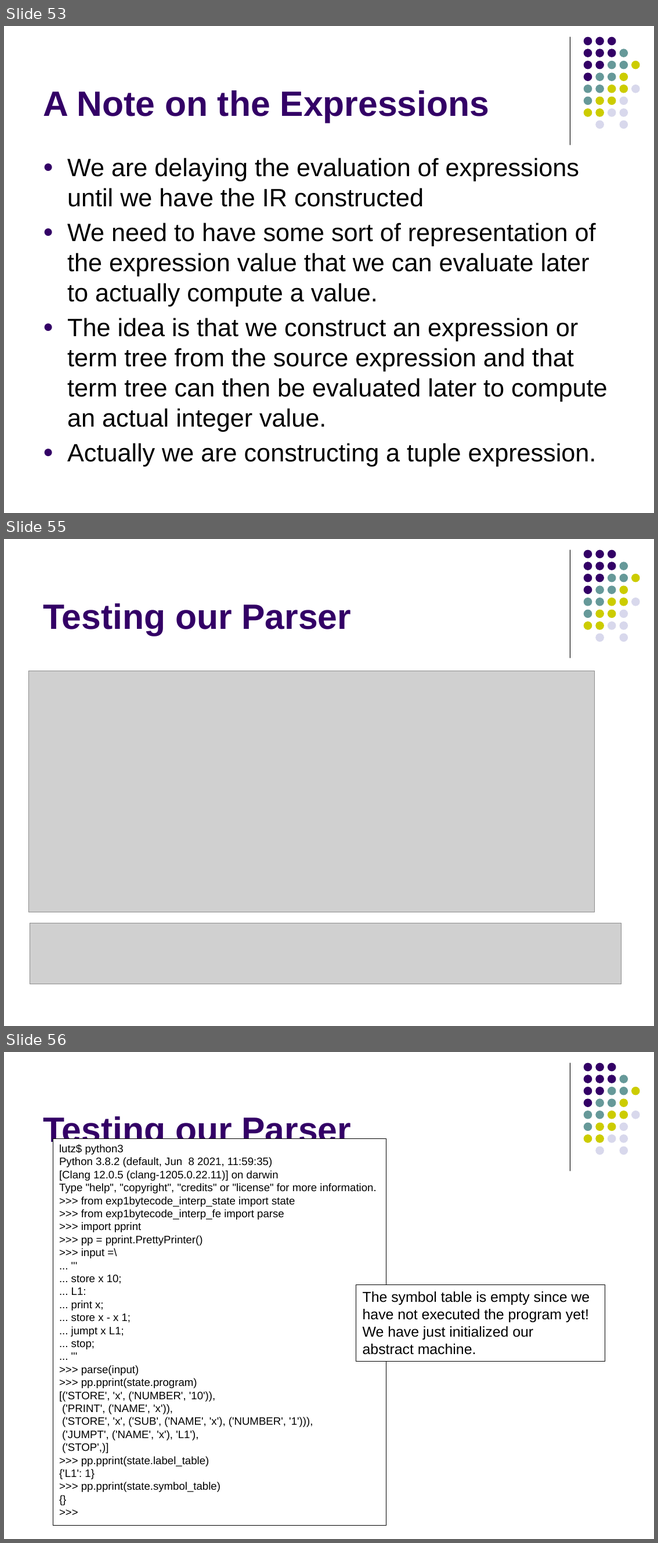
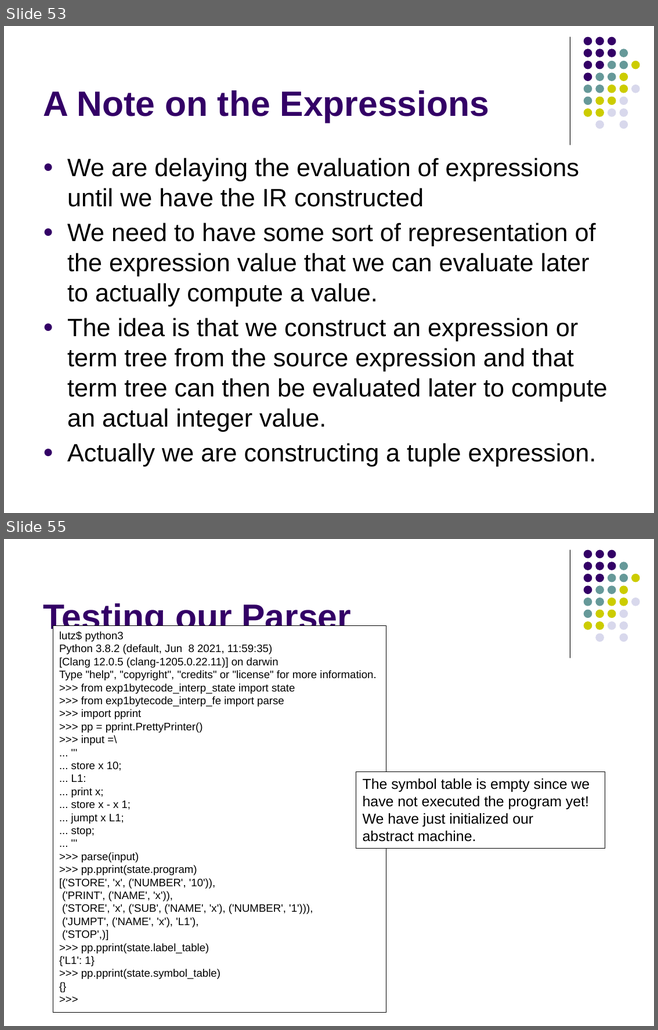
Before and after one commit to lutzhamel/CSC402, a slide deck: notes/csc402-ln005.pptx. Shown one above the other, each under a label of ours: slides 53, 55 and 56 before the commit, slides 53 and 55 after it; the slides between them are not shown. The pictures are 658x1543 and 658x1030 pixels, drawn with LibreOffice and Linux fonts; fonts in the diff are those of the drawing; grey boxes stand for pictures. Boxes give left, top, right and bottom in pixels: in the first picture for what was removed or moved away, otherwise in the second. Text is boxed around its words. In the diff, an @@ line names an element or a change of style, - is before the commit and + after.

```diff
--- a/notes/csc402-ln005.pptx
+++ b/notes/csc402-ln005.pptx
@@ slide 55 removed at (4,539,654,1026), background #FFFFFF; not listed: 32 template elements that a slide beside it also shows @@
@@ title removed at (43,603,351,636) @@
-Testing our Parser
@@ picture removed at (29,671,594,913) @@
@@ picture removed at (30,924,621,984) @@
@@ what was slide 56 is now slide 55 @@
```
Also in this commit, not shown: 1 slide changed, 2 other files.
